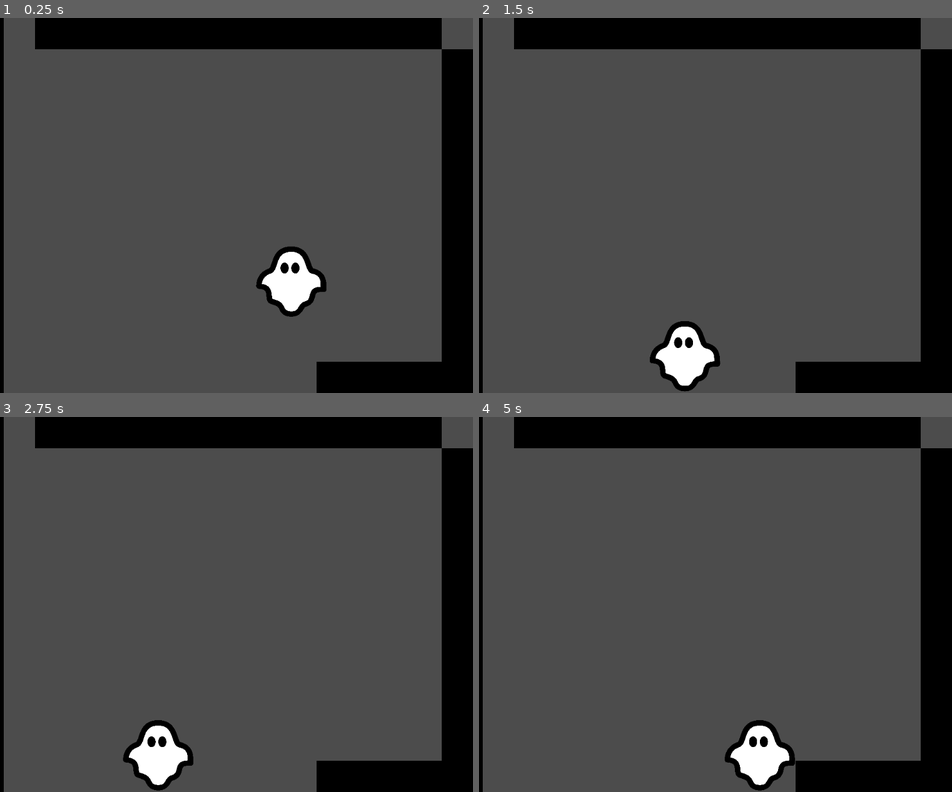
Above: before the commit, frames 1-4 (two rows, left to right).
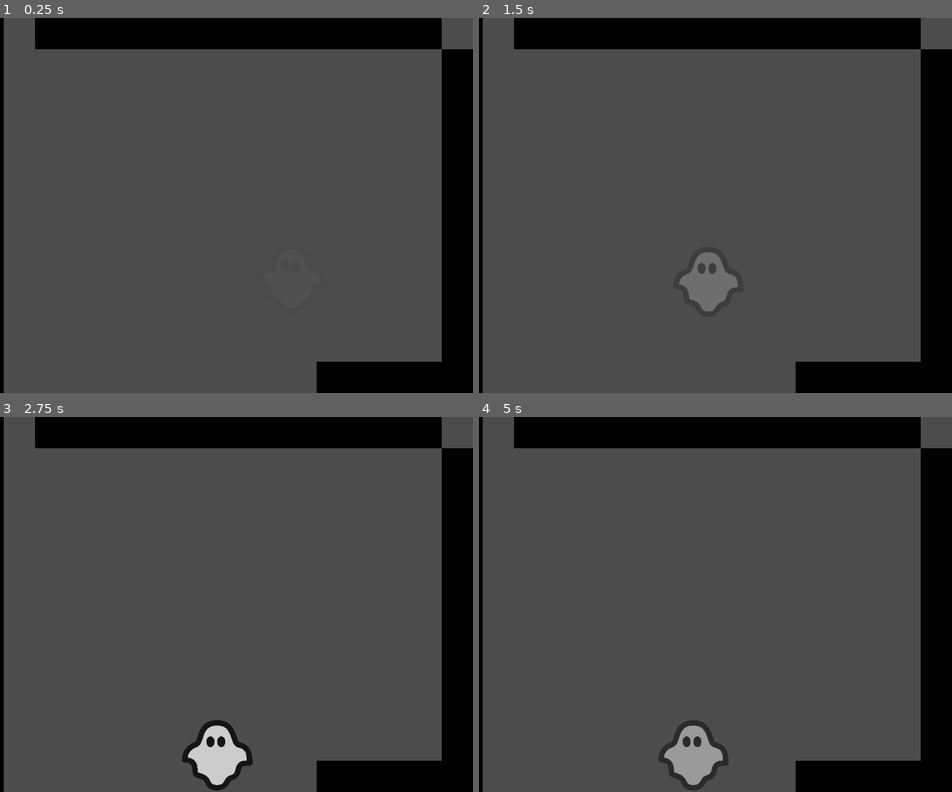
Above: after the commit, the same moments.

Repository: Develarooio/hoho-ohno
Game: Godot game, scene res://Levels/MaxTestLevel.tscn
Same seed, same stepped clock (60 frames per second), same inputs: the game is played once before the commit and once after it. The project has no main scene, so this scene is started directly.
Inputs:
- Up to frame 1 (0.25 s): no input
- Up to frame 2 (1.5 s): hold D (right) 0.53-1.28 s; tap Space (dash) at 0.6, 1.35 s; hold S (down) from 1.28 s (still down)
- Up to frame 3 (2.75 s): release S (down) at 2.03 s; hold D (right) from 2.03 s (still down); tap Space (dash) at 2.1 s
- Up to frame 4 (5 s): release D (right) at 2.78 s; hold W (up) 2.78-3.53 s; tap Space (dash) at 2.85, 3.6, 4.35 s; hold A (left) from 3.53 s (still down)

The runs differ from the first frame. In frame 1, 1.7% of the frame differs, in the area x 54-70%, y 61-80%; in frame 2, 2.8%; in frame 3, 3.3%; in frame 4, 3.4%, in the area x 37-67%, y 80-100%.

Commit message:
Make Ghosty change transparency with insanity

Diff:
--- a/Ghosty/Ghosty.gd
+++ b/Ghosty/Ghosty.gd
@@ -1,22 +1,23 @@
 extends KinematicBody2D
 
-# class member variables go here, for example:
-# var a = 2
-# var b = "textvar"
 var DIR_CHANGE_LIKELIHOOD = 0.9
 var SPEED = 5
 var dir =  Vector2(rand_range(-100,100), rand_range(-100,100))
-
-func _ready():
-	# Called when the node is added to the scene for the first time.
-	# Initialization here
-	pass
+var moving = true
 
 func _process(delta):
+	if (rand_range(0,1) > 0.97):
+		moving = !moving
+
+	var transparency = GAME_STATE.insanity / GAME_STATE.MAX_INSANITY
+	GAME_STATE.adjust_insanity(rand_range(-10,10))
+	$GhostySprite.set_modulate(Color(1,1,1,transparency))
+	# Only change direction x% of the time where x is (1-DIR_CHANGE_LIKELIHOOD)*100
 	if (rand_range(0.0,1.0) > DIR_CHANGE_LIKELIHOOD):
 		dir.x = rand_range(-100,100)
 
 	if (rand_range(0.0,1.0) > DIR_CHANGE_LIKELIHOOD):
 		dir.y = rand_range(-100,100)
 
-	move_and_slide(dir * SPEED)
+	if moving:
+		move_and_slide(dir * SPEED)
--- a/Ghosty/Ghosty.tscn
+++ b/Ghosty/Ghosty.tscn
@@ -20,7 +20,7 @@
 
 scale = Vector2( 0.09125, 0.09125 )
 texture = ExtResource( 2 )
-_sections_unfolded = [ "Transform" ]
+_sections_unfolded = [ "Material", "Transform", "Visibility" ]
 
 [node name="CollisionShape2D" type="CollisionShape2D" parent="." index="1"]
 
